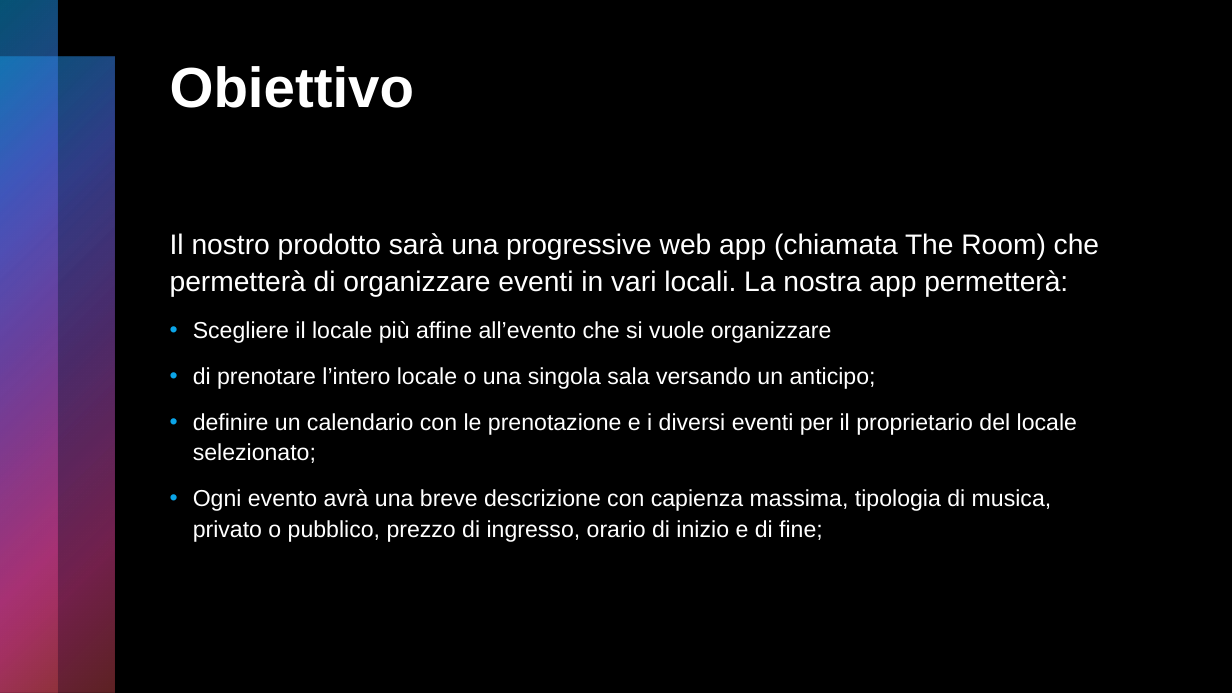
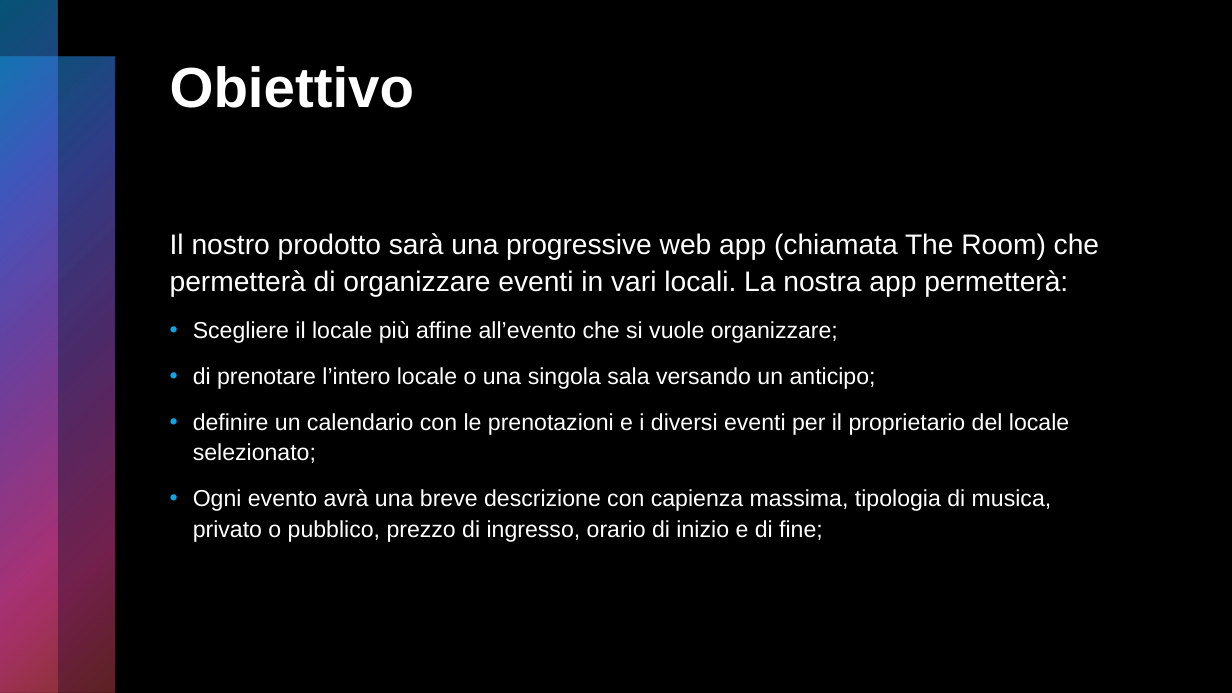
Before and after one commit to DomenicoSpaltro/TechWeb, a slide deck: slide 3 of Proposal progetto tecnologie web 22.pptx. Drawn at 1232x693 pixels with LibreOffice and Linux fonts; fonts in the diff are those of the drawing. Boxes give left, top, right and bottom in pixels: in the first picture for what was removed or moved away, otherwise in the second. Text is boxed around its words. In the diff, an @@ line names an element or a change of style, - is before the commit and + after.

```diff
--- a/Proposal progetto tecnologie web 22.pptx
+++ b/Proposal progetto tecnologie web 22.pptx
@@ text at <box>193,321,838,343</box>: text changed @@
-• Scegliere il locale più affine all’evento che si vuole organizzare
+• Scegliere il locale più affine all’evento che si vuole organizzare;
@@ text at <box>193,413,1069,463</box>: text changed @@
-• definire un calendario con le prenotazione e i diversi eventi per il proprietario del locale selezionato;
+• definire un calendario con le prenotazioni e i diversi eventi per il proprietario del locale selezionato;
```
